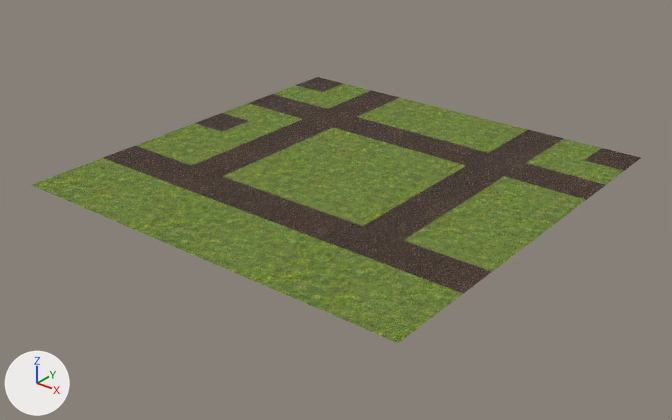
What one commit did to the OBJ model ProyectoFinal/ProyectoFinal/Models/Esfera/tierra.obj.
Before and after are seen from a camera (50 mm lens) standing at (189.0, -240.0, 132.0) and looking at (3.0, -7.0, -12.0). Arrows for +X, +Y and +Z are at lower left; the lights stay in place. Where no turn or scale is listed for an object, it has been applied to the vertices.

Names of what the first picture shows: 'tierra'.
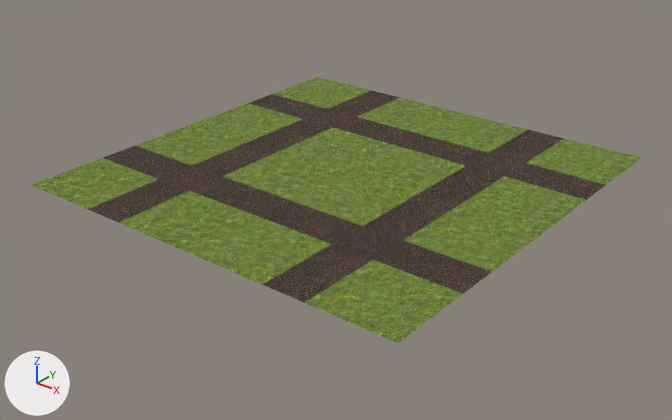
The newer file is also rescaled (x1.02), turned or shifted as a whole; pictures and numbers use the older file's frame.

Edits to the bpy script that builds the scene:
```text
Change me_tierra:
    where me_tierra.from_pydata(...)  # 121 vertices, 100 faces; spans x -75.0..79.0, y -77.0..77.0, z 0.0
    used by ob_tierra; location = (0.0, 0.0, 0.0)
    me_tierra part 1: all 2 faces centred in x -37.0, y -69.0..-54.0, z 0.0 switch from mat_piso_lambert2sg (picture img_grass_jpg) to mat_bench_lowres_lambert1sg (picture img_tierra_jpg)
    me_tierra part 2: all 2 faces centred in x 40.0, y -69.0..-54.0, z 0.0 switch from mat_piso_lambert2sg (picture img_grass_jpg) to mat_bench_lowres_lambert1sg (picture img_tierra_jpg)
    me_tierra part 3: the 1 face centred in x -68.0, y 8.0, z 0.0 switches from mat_bench_lowres_lambert1sg (picture img_tierra_jpg) to mat_piso_lambert2sg (picture img_grass_jpg)
    me_tierra part 4: the 1 face centred in x -68.0, y 69.0, z 0.0 switches from mat_bench_lowres_lambert1sg (picture img_tierra_jpg) to mat_piso_lambert2sg (picture img_grass_jpg)
    me_tierra part 5: the 1 face centred in x 71.0, y 69.0, z 0.0 switches from mat_bench_lowres_lambert1sg (picture img_tierra_jpg) to mat_piso_lambert2sg (picture img_grass_jpg)
```

Pixel boxes (x1, y1, x2, y2) of what changed, in the pictures (672 x 420 px):
part 1 of me_tierra, recoloured (green to brown)
    both: (88, 179, 189, 222)
part 2 of me_tierra, recoloured (green to brown)
    both: (262, 244, 373, 303)
part 3 of me_tierra, recoloured (brown to green)
    both: (196, 113, 248, 132)
part 4 of me_tierra, recoloured (brown to green)
    both: (296, 77, 344, 92)
part 5 of me_tierra, recoloured (brown to green)
    both: (584, 148, 641, 171)
